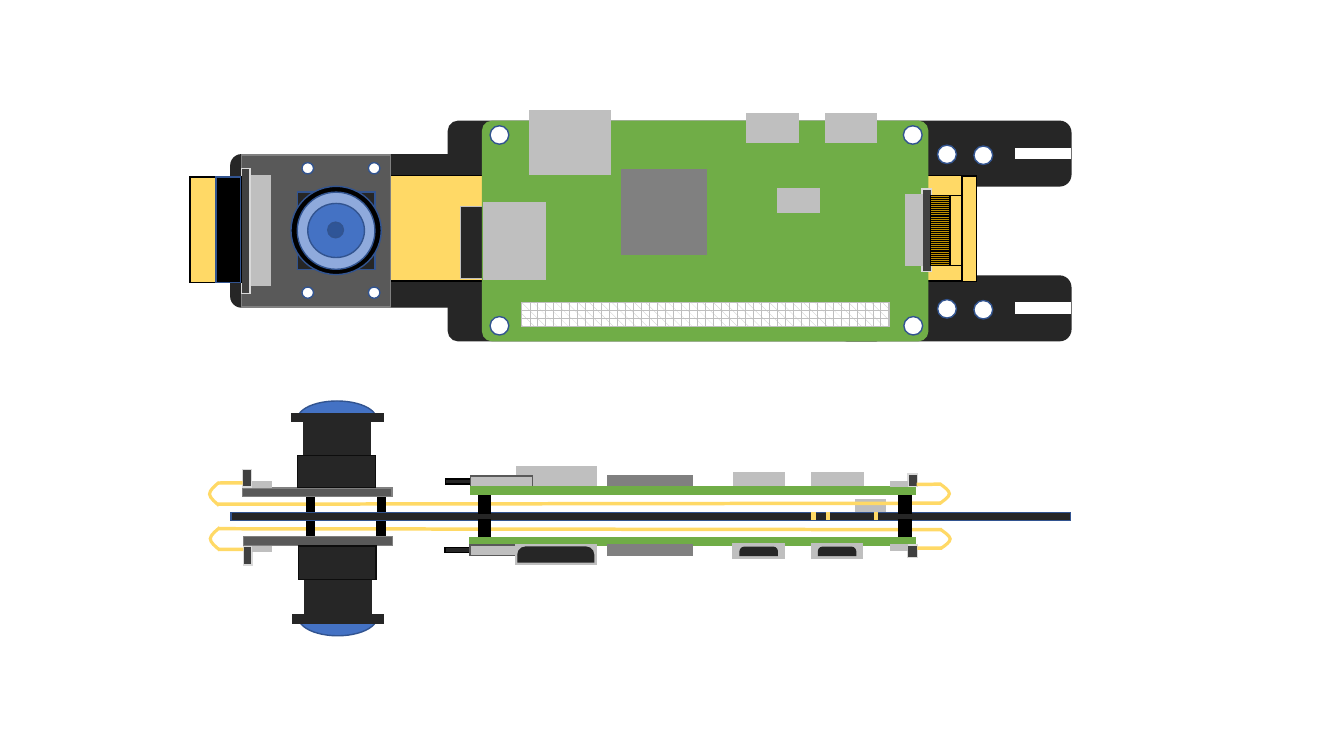
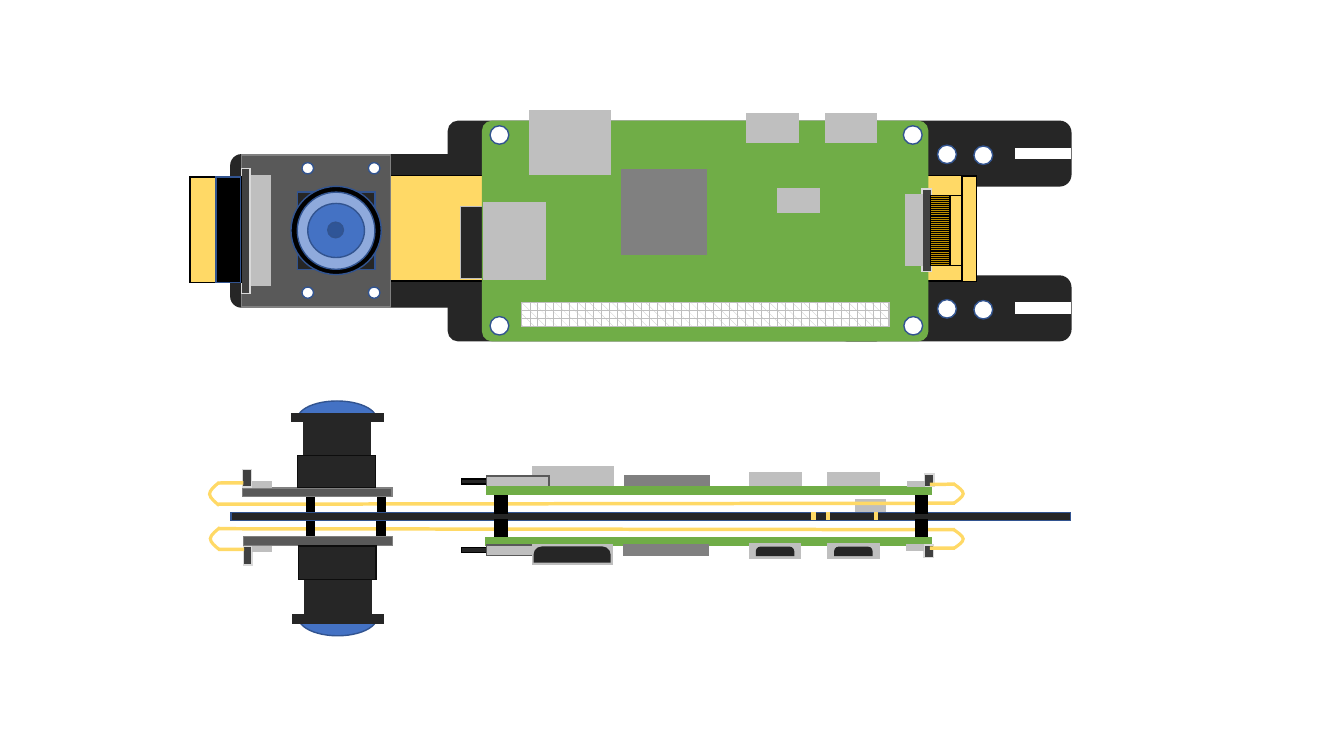
Before and after one commit to BitForceStudio/pi, a slide deck: slide 7 of pano/360System.pptx. Drawn at 1344x756 pixels with LibreOffice and Linux fonts; fonts in the diff are those of the drawing. Boxes give left, top, right and bottom in pixels: in the first picture for what was removed or moved away, otherwise in the second. Text is boxed around its words. In the diff, an @@ line names an element or a change of style, - is before the commit and + after.

```diff
--- a/pano/360System.pptx
+++ b/pano/360System.pptx
@@ 18 rectangles, 3 round same rects, 2 freeform shapes, 2 rounded rectangles, 1 line: place and size @@
-18 rectangles, 3 round same rects, 2 freeform shapes, 2 rounded rectangles, 1 line at [445, 467, 951, 566]
+18 rectangles, 3 round same rects, 2 freeform shapes, 2 rounded rectangles, 1 line at [461, 467, 964, 566]
@@ line moved from (942, 503) - (218, 504) to (955, 503) - (219, 504) @@
@@ rectangle: place and size @@
-rectangle at [478, 496, 491, 513]
+rectangle at [496, 496, 508, 513]
@@ line moved from (942, 530) - (219, 529) to (955, 530) - (219, 529) @@
@@ rectangle: place and size @@
-rectangle at [478, 520, 491, 537]
+rectangle at [496, 520, 508, 537]
@@ line moved from (942, 548) - (918, 548) to (955, 548) - (930, 548) @@
```
Also in this commit, not shown: 2 other files.
